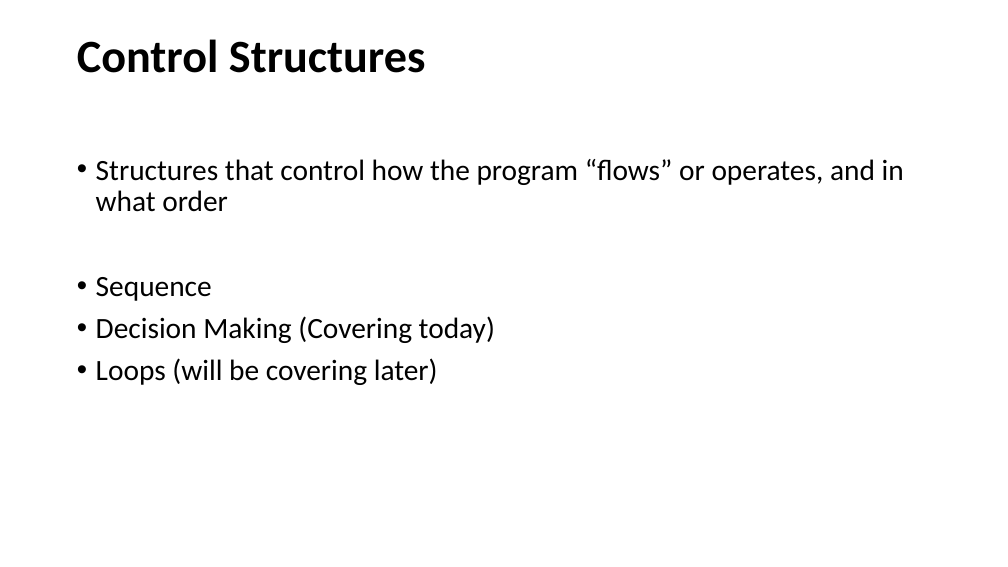
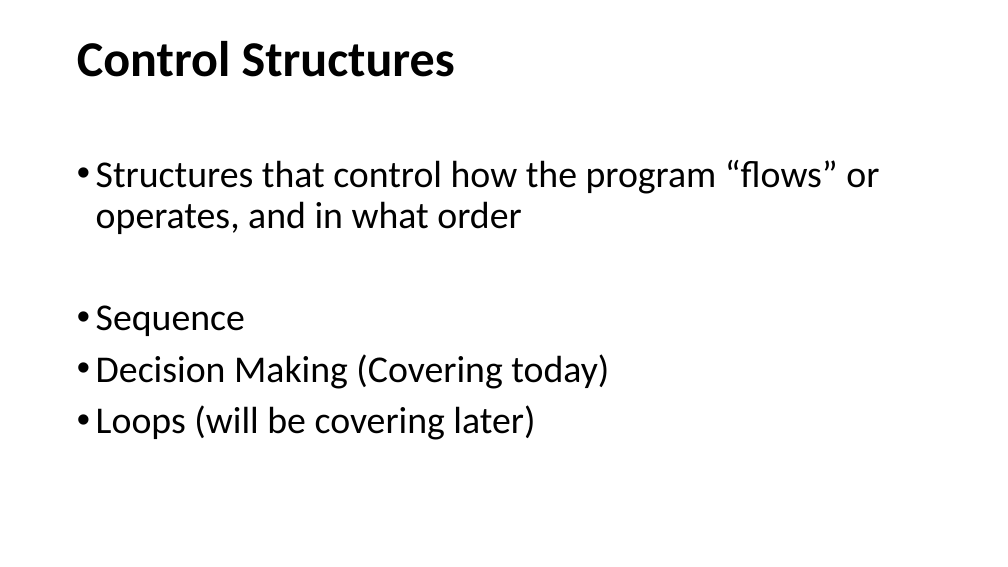
Before and after one commit to HKohin/Python-for-Upward-Bound-Program, a slide deck: slide 7 of PYTHON_6_Decision Structures.pptx. Drawn at 1008x567 pixels with LibreOffice and Linux fonts; fonts in the diff are those of the drawing. Boxes give left, top, right and bottom in pixels: in the first picture for what was removed or moved away, otherwise in the second. Text is boxed around its words. In the diff, an @@ line names an element or a change of style, - is before the commit and + after.

```diff
--- a/PYTHON_6_Decision Structures.pptx
+++ b/PYTHON_6_Decision Structures.pptx
@@ title "Control Structures" at (77, 41, 455, 77): size 44 to 47.7 pt @@
@@ text "Structures that control how the ..." at (96, 160, 879, 440): size 28 to 36 pt @@
```
Also in this commit, not shown: 4 other slides changed, 1 other file.
